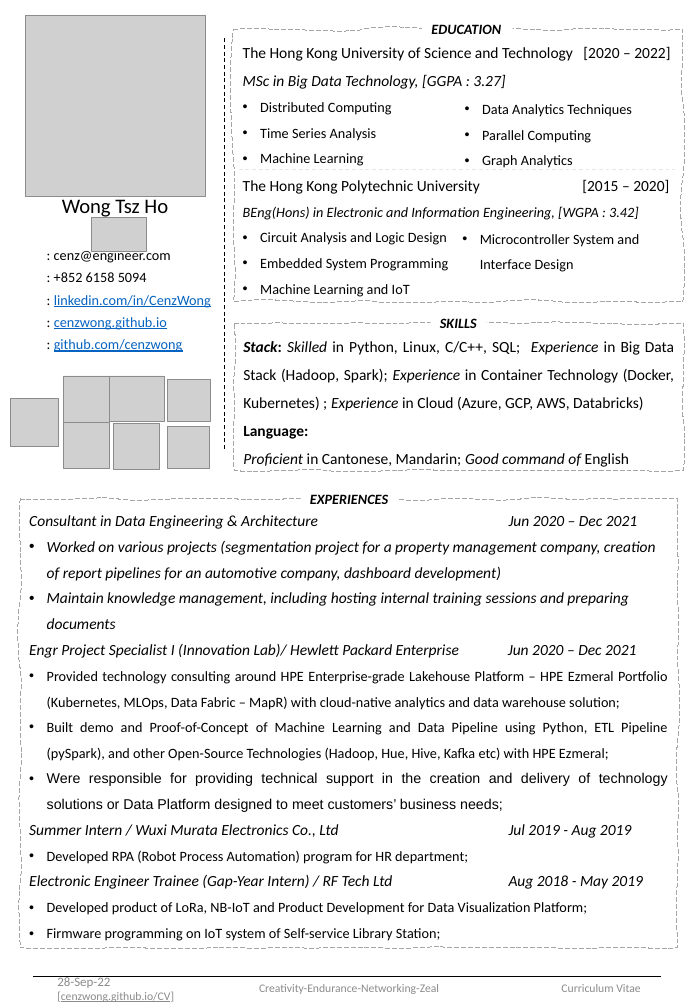
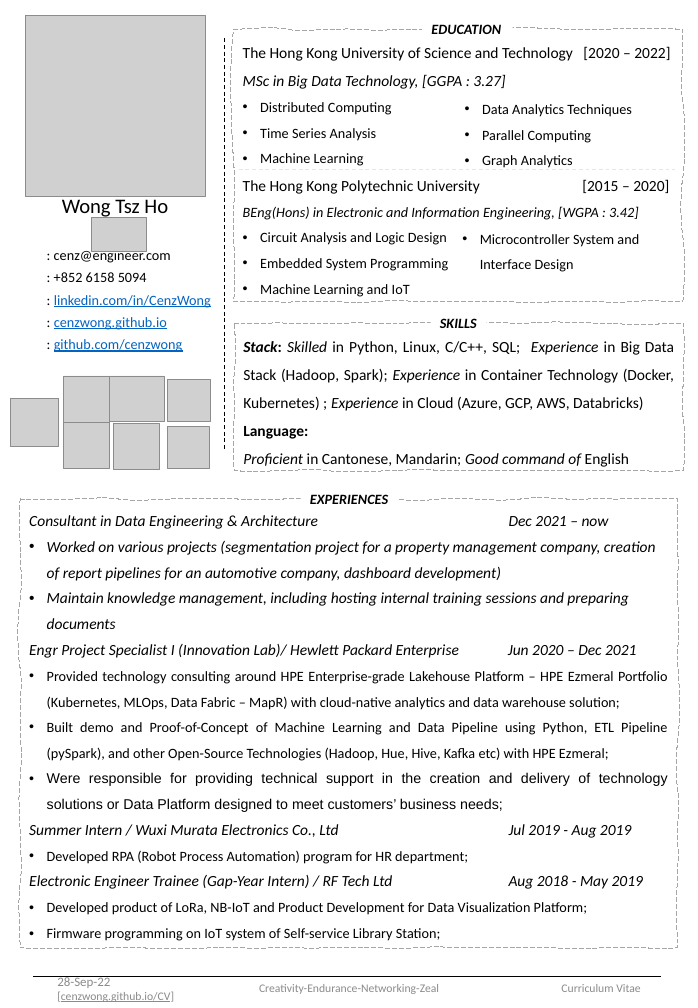
Before and after one commit to cenzwong/cenzwong.github.io, a slide deck: slide 11 of CV/Cenz_WongTszHo_Resume_20220928.pptx. Drawn at 698x1008 pixels with LibreOffice and Linux fonts; fonts in the diff are those of the drawing; grey boxes stand for pictures; background and template pictures are left out. Boxes give left, top, right and bottom in pixels: in the first picture for what was removed or moved away, otherwise in the second. Text is boxed around its words. In the diff, an @@ line names an element or a change of style, - is before the commit and + after.

```diff
--- a/CV/Cenz_WongTszHo_Resume_20220928.pptx
+++ b/CV/Cenz_WongTszHo_Resume_20220928.pptx
@@ freeform shape "The Hong Kong University of ..." at <box>234,30,683,302</box>: outline redrawn @@
@@ text in freeform shape at <box>29,515,609,529</box>: text changed @@
-Consultant in Data Engineering & Architecture Jun 2020 – Dec 2021
+Consultant in Data Engineering & Architecture Dec 2021 – now
```
Also in this commit, not shown: 1 other file.
